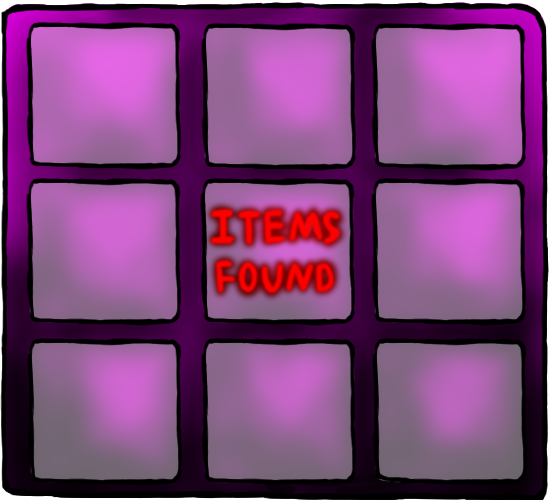
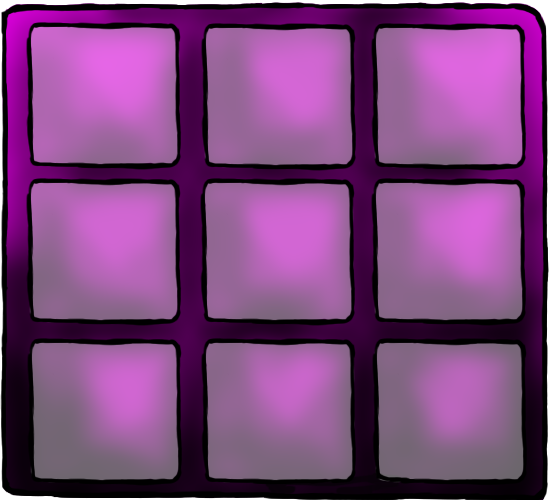
The second 549×500 image is a revision of the first. Changes to its layers:
hid "Layer 2" over 208, 207, 342, 296
hid "Layer 3" over 205, 200, 349, 302
